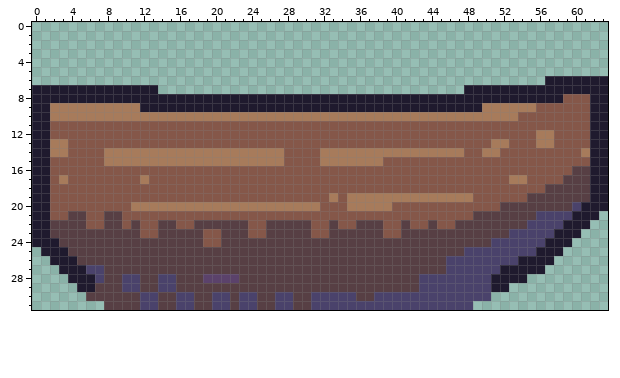
Pixel-art file: res/img/boat.aseprite. The picture above is the old version.
64x32 pixels, 1 frame.
Once edited:
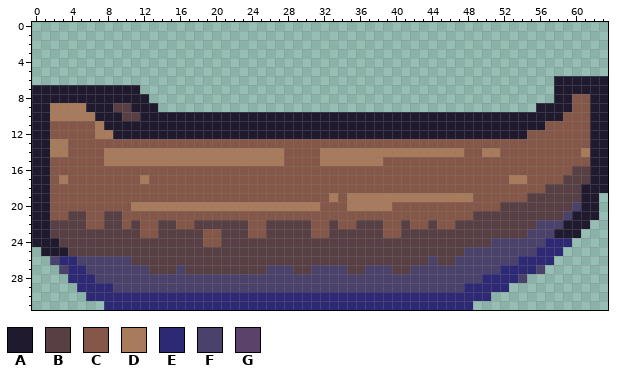
Palette (. is transparent): A #1f1a2e  B #573f44  C #855749  D #a77b5b  E #2d2975  F #4a426b  G #5b426b
Edits made:
layer "Layer 2" added
Layer "Layer 1":
y 6: x 57 A -> .
y 7: x 12..13 AA -> ..; x 48..57 AAAAAAAAAA -> ..........
y 8: x 13..57 AAAAAAAAAAAAAAAAAAAAAAAAAAAAAAAAAAAAAAAAAAAAA -> .............................................; x 59 C -> A
y 9: x 6..11 DDDDDD -> AAABBA; x 14..59 AAAAAAAAAAAAAAAAAAAAAAAAAAAAAAAAAAAADDDDDDCCCC -> ..........................................AAAA
y 10: x 7..58 DDDDDDDDDDDDDDDDDDDDDDDDDDDDDDDDDDDDDDDDDDDDDDDCCCCC -> AAABBAAAAAAAAAAAAAAAAAAAAAAAAAAAAAAAAAAAAAAAAAAAAAAA
y 11: x 7..56 CCCCCCCCCCCCCCCCCCCCCCCCCCCCCCCCCCCCCCCCCCCCCCCCCC -> DAAAAAAAAAAAAAAAAAAAAAAAAAAAAAAAAAAAAAAAAAAAAAAAAA
y 12: x 7..54 CCCCCCCCCCCCCCCCCCCCCCCCCCCCCCCCCCCCCCCCCCCCCCCC -> DDAAAAAAAAAAAAAAAAAAAAAAAAAAAAAAAAAAAAAAAAAAAAAA; x 56..57 DD -> CC
y 13: x 51..52 DD -> CC; x 56..57 DD -> CC
y 18: x 61 B -> A
y 19: x 61 B -> A; x 63 A -> .
y 20: x 63 A -> .
y 21: x 56..58 FFF -> BBB
y 22: x 55 F -> B
y 23: x 53..54 FF -> BB
y 24: x 57..59 AAA -> EEE
y 25: x 56..58 AAA -> EEE
y 26: x 2..10 AAABBBBBB -> FEEFFFFFF; x 44 B -> F; x 46 F -> B; x 54..57 AAAA -> EEEE
y 27: x 3..5 AAA -> FEE; x 8..12 BBBBB -> FFFFF; x 16 B -> F; x 26..28 BBB -> FFF; x 31..34 BBBB -> FFFF; x 37..39 BBB -> FFF; x 42..45 BBBB -> FFFF; x 52..56 AAAAA -> EEEEF
y 28: x 4..6 AAA -> EEE; x 8..9 BB -> FF; x 12..13 BB -> FF; x 16..42 BBBGGGGBBBBBBBBBBBBBBBBBBBB -> FFFFFFFFFFFFFFFFFFFFFFFFFFF; x 50..54 FAAAA -> EEEEF
y 29: x 5..9 AABBB -> EEEEF; x 12..13 BB -> FF; x 16..42 BBBBBBBBBBBBBBBBBBBBBBBBBBB -> FFFFFFFFFFFFFFFFFFFFFFFFFFF; x 48..52 FFFAA -> EEEEE
y 30: x 6..50 BBBBBBFFBBFFBBFFBFFBBFFBBFFFFFBBFFFFFFFFFFFFF -> EEEEEEEEEEEEEEEEEEEEEEEEEEEEEEEEEEEEEEEEEEEEE
y 31: x 8..48 BBBBFFBBFFBBFFBFFBBFFBBFFFFFFFFFFFFFFFFFF -> EEEEEEEEEEEEEEEEEEEEEEEEEEEEEEEEEEEEEEEEE
Boxes around the changes in both pictures, in picture pixels (x1, y1, x2, y2):
changed: (86, 76, 572, 148)
changed: (50, 184, 608, 310)
